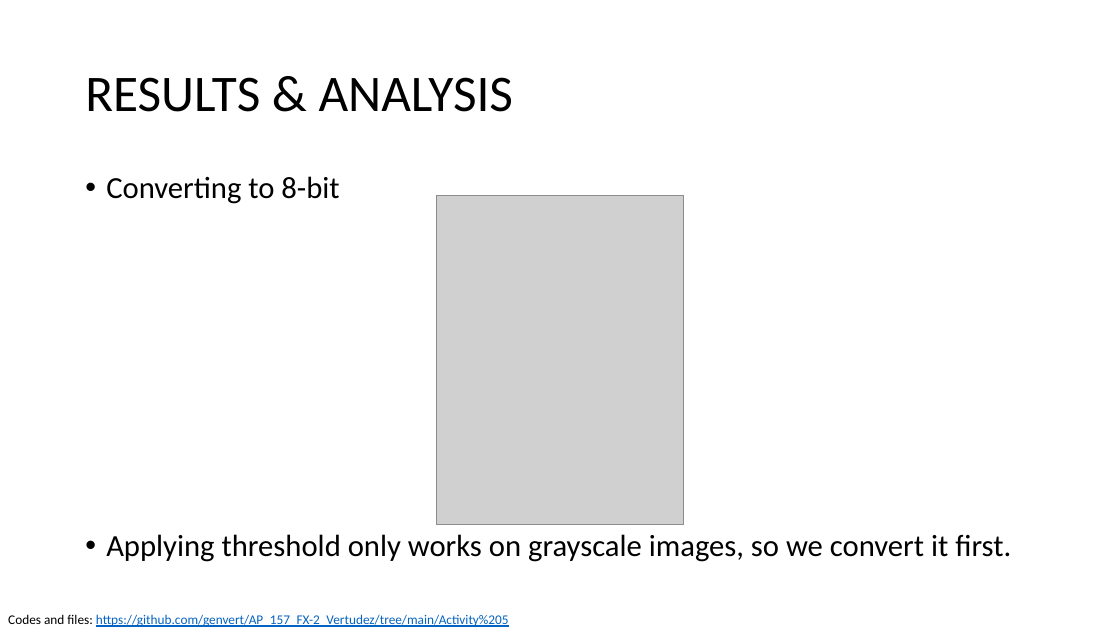
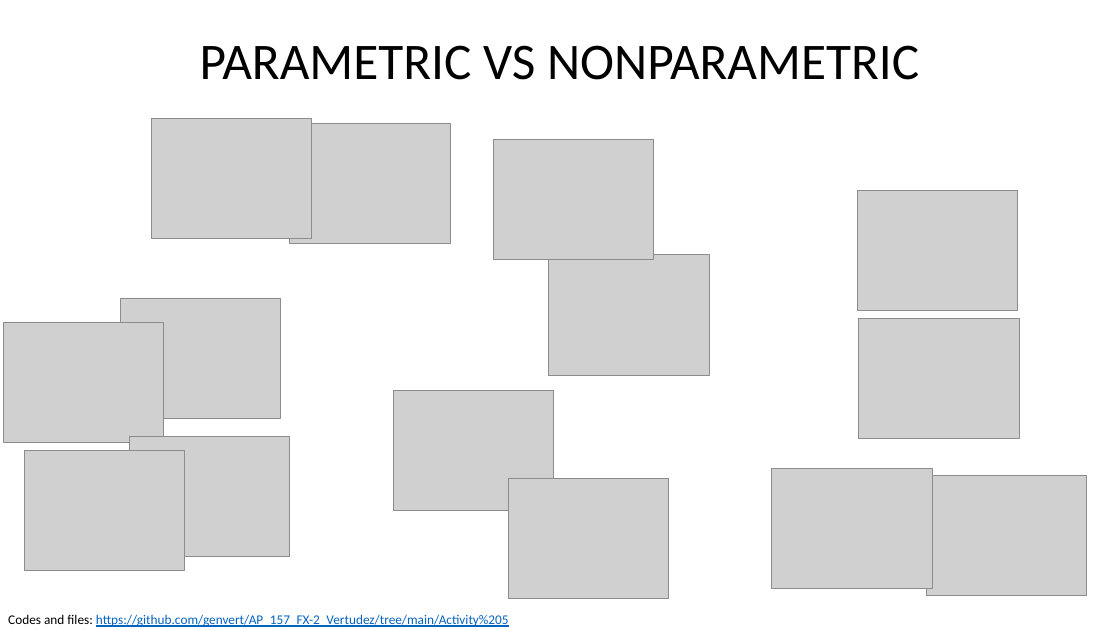
Before and after one commit to genvert/AP_157_FX-2_Vertudez, a slide deck: slide 8 of Activity 5/Vertudez_Activity_5_Report.pptx (slide 10 before the commit). Drawn at 1120x630 pixels with LibreOffice and Linux fonts; fonts in the diff are those of the drawing; grey boxes stand for pictures. Boxes give left, top, right and bottom in pixels: in the first picture for what was removed or moved away, otherwise in the second. Text is boxed around its words. In the diff, an @@ line names an element or a change of style, - is before the commit and + after.

```diff
--- a/Activity 5/Vertudez_Activity_5_Report.pptx
+++ b/Activity 5/Vertudez_Activity_5_Report.pptx
@@ title added at [200, 45, 919, 80], 44 pt, text #000000 @@
+PARAMETRIC VS NONPARAMETRIC
@@ title removed at [85, 77, 514, 112] @@
-RESULTS & ANALYSIS
@@ picture added at [151, 118, 312, 239] @@
@@ picture added at [290, 124, 450, 244] @@
@@ picture added at [494, 139, 655, 260] @@
@@ text removed at [106, 176, 1011, 562] @@
-• Converting to 8-bit
-• Applying threshold only works on grayscale images, so we convert it first.
@@ picture removed at [437, 195, 684, 524] @@
@@ picture added at [858, 190, 1018, 310] @@
@@ picture added at [549, 255, 709, 375] @@
@@ picture added at [121, 298, 281, 418] @@
@@ picture added at [3, 322, 164, 442] @@
@@ picture added at [859, 318, 1019, 439] @@
@@ picture added at [393, 391, 554, 511] @@
@@ picture added at [129, 437, 290, 557] @@
@@ picture added at [24, 450, 185, 571] @@
@@ picture added at [508, 479, 669, 599] @@
@@ picture added at [772, 469, 933, 589] @@
@@ picture added at [926, 476, 1086, 596] @@
```
Also in this commit, not shown: 8 other slides changed, 5 slides removed, 1 other file.
